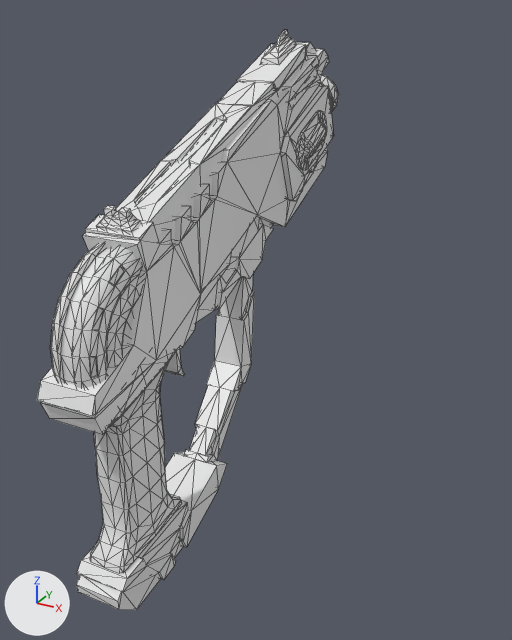
Renders of the OBJ model assets/models/pistol/gun.obj from each side of a commit.
Both versions are drawn from a camera (50 mm lens) standing at (0.162, -0.258, 0.218) and looking at (0.007, 0.024, 0.077). Lighting does not change. The marker at lower left points along +X, +Y and +Z. Mesh edges are drawn as thin lines. Where no turn or scale is listed for an object, it has been applied to the vertices. Vertices at the same position are counted once.

The first picture shows 'dily1_low_scifigun_mat_0'.
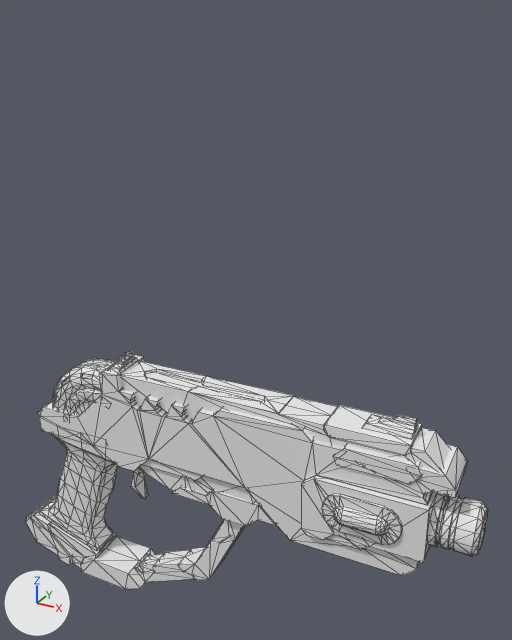
Diff of the bpy script that builds the scene:
```diff
--- a/assets/models/pistol/gun.obj.py
+++ b/assets/models/pistol/gun.obj.py
@@ me_dily1_low_scifigun_mat_0 @@
 # used by ob_dily1_low_scifigun_mat_0; location = (0.0, 0.0, 0.0)
-me_dily1_low_scifigun_mat_0.from_pydata(...)  # 1338 vertices, 2487 faces; spans x -0.023..0.017, y -0.108..0.123, z -0.007..0.209
+me_dily1_low_scifigun_mat_0.from_pydata(...)  # 1338 vertices, 2487 faces; spans x -0.137..0.13, y -0.017..0.023, z -0.098..0.058
+# me_dily1_low_scifigun_mat_0 part 1: the loose piece of 71 vertices spanning x -0.013..0.012, y -0.067..0.094, z 0.131..0.203 is multiplied about its middle by the matrix ((0.0, 0.94, 0.342), (-1.0, -0.001, 0.002), (0.002, -0.342, 0.94)), then moved by (0.028, -0.013, -0.129)
+# me_dily1_low_scifigun_mat_0 part 2: the loose piece of 12 vertices spanning x -0.01..0.012, y -0.047..-0.002, z 0.101..0.126 is multiplied about its middle by the matrix ((0.0, 0.94, 0.342), (-1.0, -0.001, 0.002), (0.002, -0.342, 0.94)), then moved by (-0.028, 0.024, -0.113)
+# me_dily1_low_scifigun_mat_0 part 3: the loose piece of 12 vertices spanning x -0.007..0.015, y -0.102..-0.072, z -0.007..0.011 is multiplied about its middle by the matrix ((0.0, 0.94, 0.342), (-1.0, -0.001, 0.002), (0.002, -0.342, 0.94)), then moved by (-0.128, 0.083, -0.084)
+# me_dily1_low_scifigun_mat_0 part 4: the loose piece of 132 vertices spanning x -0.011..0.016, y -0.1..0.025, z -0.006..0.109 is multiplied about its middle by the matrix ((0.0, 0.94, 0.342), (-1.0, -0.001, 0.002), (0.002, -0.342, 0.94)), then moved by (-0.063, 0.035, -0.104)
+# me_dily1_low_scifigun_mat_0 part 5: the loose piece of 12 vertices spanning x -0.016..0.01, y 0.048..0.086, z 0.175..0.197 is multiplied about its middle by the matrix ((0.0, 0.94, 0.342), (-1.0, -0.001, 0.002), (0.002, -0.342, 0.94)), then moved by (0.087, -0.064, -0.148)
+# me_dily1_low_scifigun_mat_0 part 6: the loose piece of 30 vertices spanning x -0.012..0.011, y -0.018..0.039, z 0.099..0.125 is multiplied about its middle by the matrix ((0.0, 0.94, 0.342), (-1.0, -0.001, 0.002), (0.002, -0.342, 0.94)), then moved by (0.006, -0.01, -0.125)
+# me_dily1_low_scifigun_mat_0 part 7: the loose piece of 84 vertices spanning x 0.01..0.017, y 0.055..0.091, z 0.145..0.171 is multiplied about its middle by the matrix ((0.0, 0.94, 0.342), (-1.0, -0.001, 0.002), (0.002, -0.342, 0.94)), then moved by (0.067, -0.087, -0.149)
+# me_dily1_low_scifigun_mat_0 part 8: 9 loose pieces with 901 vertices, spanning x -0.019..0.016, y -0.108..0.123, z 0.016..0.209, are deleted
+# me_dily1_low_scifigun_mat_0 part 9: 901 vertices added at x -0.127..0.13, y -0.016..0.019, z -0.08..0.058
 me_dily1_low_scifigun_mat_0.materials.append(mat_scifigun_mat_color_0)
```

Where the change shows, as pixel boxes [x1, y1, x2, y2] in the pictures (512 x 640 px; the box of a moved part takes in the faces that stretch with it):
'dily1_low_scifigun_mat_0', reshaped (53% wider, 59% shorter): before [37, 30, 339, 610]; after [26, 351, 488, 589]
part 1 of me_dily1_low_scifigun_mat_0, moved or reshaped: before [116, 42, 317, 244]; after [121, 361, 450, 471]
part 2 of me_dily1_low_scifigun_mat_0, moved or reshaped: before [198, 251, 232, 308]; after [143, 460, 203, 481]
part 3 of me_dily1_low_scifigun_mat_0, moved or reshaped: before [76, 573, 161, 610]; after [26, 498, 58, 555]
part 4 of me_dily1_low_scifigun_mat_0, moved or reshaped: before [77, 274, 254, 592]; after [29, 495, 245, 589]
part 5 of me_dily1_low_scifigun_mat_0, moved or reshaped: before [284, 56, 319, 109]; after [333, 444, 422, 484]
part 6 of me_dily1_low_scifigun_mat_0, moved or reshaped: before [216, 224, 273, 310]; after [172, 486, 276, 527]
part 7 of me_dily1_low_scifigun_mat_0, moved or reshaped: before [297, 111, 327, 170]; after [322, 494, 402, 545]
part 8 of me_dily1_low_scifigun_mat_0, deleted: before [37, 30, 339, 573]
part 9 of me_dily1_low_scifigun_mat_0, added: after [38, 351, 488, 576]
